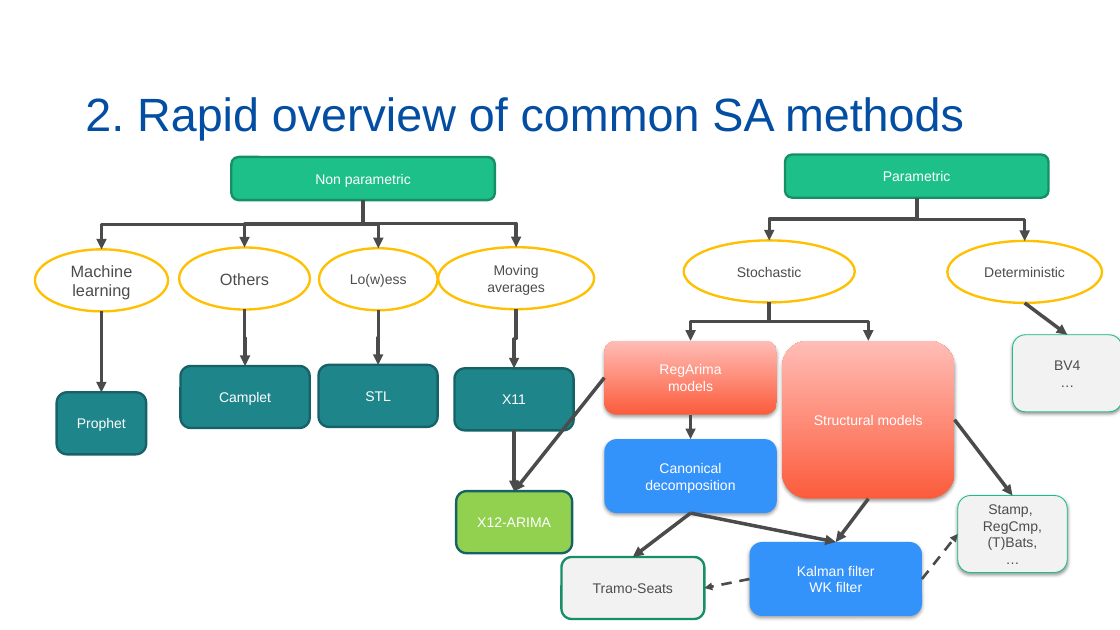
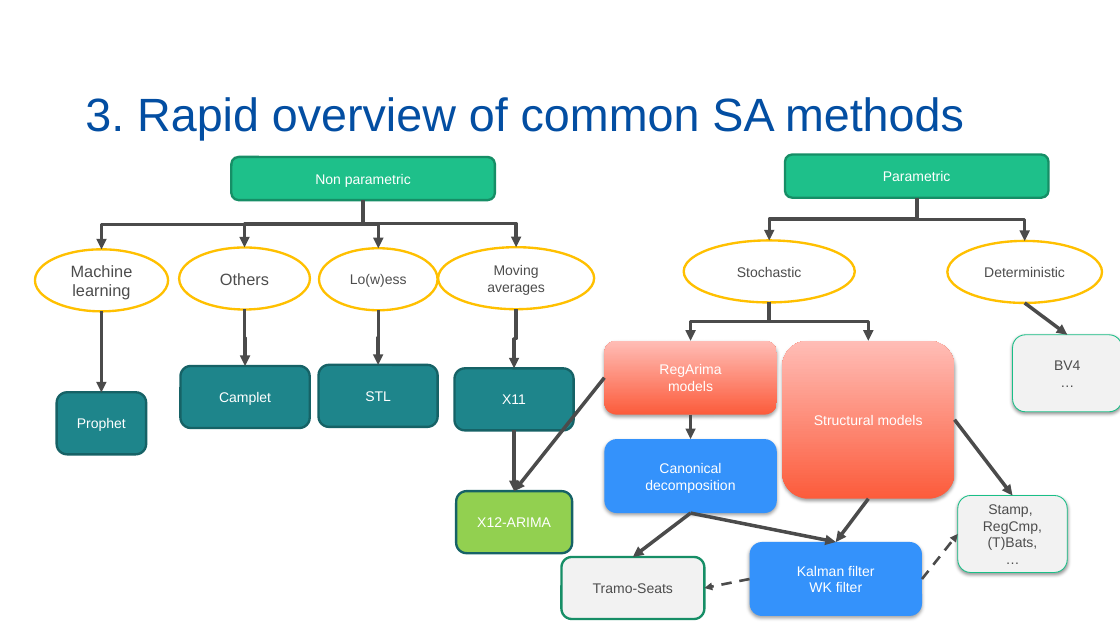
Before and after one commit to palatej/ESTP2026, a slide deck: slide 9 of 1.0 Seasonal adjustment.pptx (slide 5 before the commit). Drawn at 1120x630 pixels with LibreOffice and Linux fonts; fonts in the diff are those of the drawing. Boxes give left, top, right and bottom in pixels: in the first picture for what was removed or moved away, otherwise in the second. Text is boxed around its words. In the diff, an @@ line names an element or a change of style, - is before the commit and + after.

```diff
--- a/1.0 Seasonal adjustment.pptx
+++ b/1.0 Seasonal adjustment.pptx
@@ title at bbox=[85, 97, 964, 141]: text changed @@
-2. Rapid overview of common SA methods
+3. Rapid overview of common SA methods
```
Also in this commit, not shown: 6 other slides changed, 2 slides added, 8 other files.
